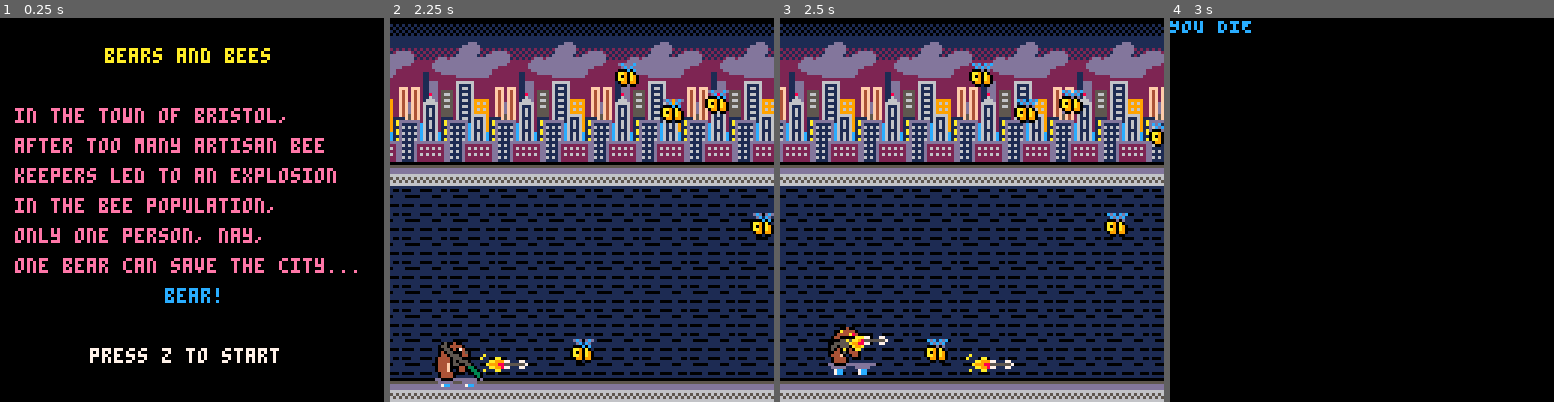
Above: before the commit, frames 1-4 (left to right).
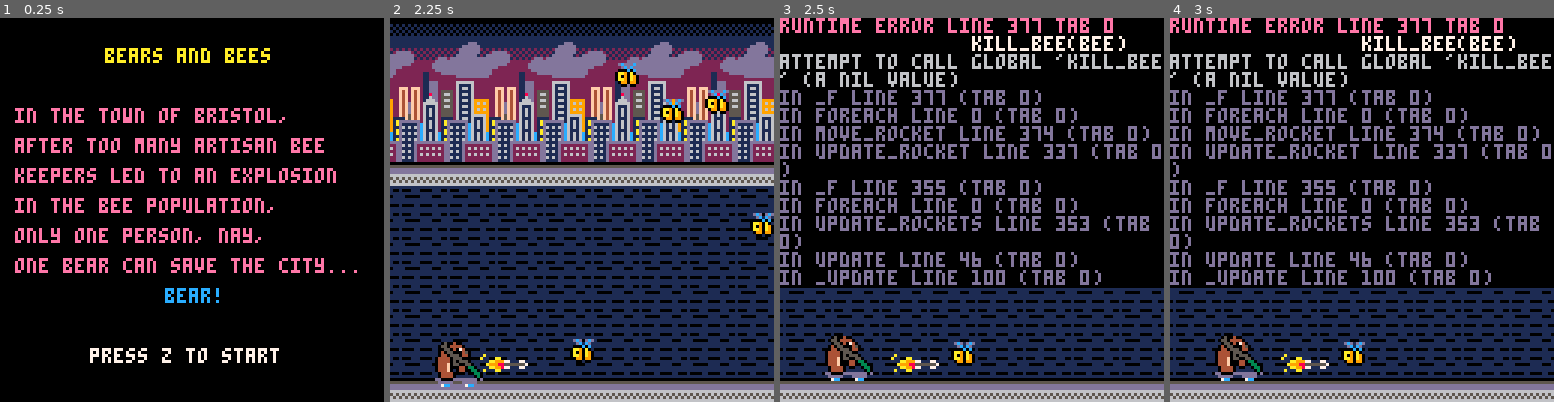
Above: after the commit, the same moments.

Repository: Chazmus/interns-hackday
Game: PICO-8 cartridge game.p8
Same seed, same stepped clock (60 frames per second), same inputs: the game is played once before the commit and once after it.
Inputs:
- Up to frame 1 (0.25 s): no input
- Up to frame 2 (2.25 s): tap X (X key) at 0.33, 1.07, 1.85 s; tap O (Z key) at 0.7, 1.7, 2.1 s; hold Right 1.6-2.1 s; hold Up from 2.15 s (still down)
- Up to frame 3 (2.5 s): release Up at 2.42 s; hold Right from 2.47 s (still down)
- Up to frame 4 (3 s): keep holding Right; tap O (Z key) at 2.5, 2.9 s; tap X (X key) at 2.97 s

Frames 1-2 are identical in both runs. In frame 3, 67% of the frame differs, in the area x 0-100%, y 0-95%; in frame 4, 39%.
Error after the commit: runtime error line 377 tab 0; kill_bee(bee); attempt to call global 'kill_bee' (a nil value)

Commit message:
Rocket Collisions

Diff:
--- /dev/null
+++ b/collisions.lua
@@ -0,0 +1,33 @@
+function checkForCollision(object1, object2)
+    box1 = createBox(object1)
+    box2 = createBox(object2)
+
+    hasCollision = intersection(box1, box2)
+    hasCollision = hasCollision or intersection(box2, box1)
+    return hasCollision
+end
+
+function createBox(o)
+    box = {}
+
+    box.bl={o.x,o.y+o.height*8}
+    box.br={o.x+o.width*8,o.y+o.height*8}
+    box.tl={o.x,o.y}
+    box.tr={o.x+o.width*8,o.y}
+
+    return box
+end
+
+function intersection(box1,box2)
+    hasIntersection = isPointInBox(box1, box2.tl)
+    hasIntersection = hasIntersection or isPointInBox(box1, box2.tr)
+    hasIntersection = hasIntersection or isPointInBox(box1, box2.bl)
+    hasIntersection = hasIntersection or isPointInBox(box1, box2.br)
+    return hasIntersection
+end
+
+function isPointInBox(box,point)
+    isInXRange = point[1] >= box.tl[1] and point[1] <= box.tr[1]
+    isInYRange = point[2] >= box.tl[2] and point[2] <= box.bl[2]
+    return isInXRange and isInYRange
+end
--- a/game.p8
+++ b/game.p8
@@ -9,6 +9,7 @@
 #include music.lua
 #include lazer.lua
 #include gun.lua
+#include collisions.lua
 __gfx__
 00000000ecdcecdcedcdedcdeeeeeeeeeee000eee000eeeeeeeeeeeeeeeeeeeeeeeeeeeeeeeeeeeeeeeeeeeeeeeeeeeeeeeeeeee000000000000000000000000
 00000000eecdcdceeedcecdeeeeeeeeeee0dcd0e0dcd0eeeee0000eee0000eeeeeeeeeeeeeeeeeeeeee0000000000eeeeeeeeeee000000000000000000000000
--- a/gun.lua
+++ b/gun.lua
@@ -36,6 +36,17 @@
         rocket.x += rocket.speed
         rocket.speed += 0.2
     end
+
+    foreach(bees,  function(bee)
+            if (checkForCollision(rocket, bee)) then
+
+                kill_bee(bee)
+                del(rocket)
+
+            end
+
+        end)
+
 end
 
 function gun()
--- a/user.lua
+++ b/user.lua
@@ -75,40 +75,10 @@
 end
 
 function check_dead_bear()
-    foreach(bees, checkForCollision)
+    foreach(bees, checkForBeeCollision)
 end
 
-function checkForCollision(bee)
-    bearBox = createBox(player)
-    beeBox = createBox(bee)
-
-    hasCollision = intersection(bearBox, beeBox)
-    hasCollision = hasCollision or intersection(beeBox, bearBox)
+function checkForBeeCollision(bee)
+    hasCollision = checkForCollision(player, bee)
     game_over = game_over or hasCollision
 end
-
-
-function createBox(o)
-    box = {}
-
-    box.bl={o.x,o.y+o.height*8}
-    box.br={o.x+o.width*8,o.y+o.height*8}
-    box.tl={o.x,o.y}
-    box.tr={o.x+o.width*8,o.y}
-
-    return box
-end
-
-function intersection(box1,box2)
-    hasIntersection = isPointInBox(box1, box2.tl)
-    hasIntersection = hasIntersection or isPointInBox(box1, box2.tr)
-    hasIntersection = hasIntersection or isPointInBox(box1, box2.bl)
-    hasIntersection = hasIntersection or isPointInBox(box1, box2.br)
-    return hasIntersection
-end
-
-function isPointInBox(box,point)
-    isInXRange = point[1] >= box.tl[1] and point[1] <= box.tr[1]
-    isInYRange = point[2] >= box.tl[2] and point[2] <= box.bl[2]
-    return isInXRange and isInYRange
-end
